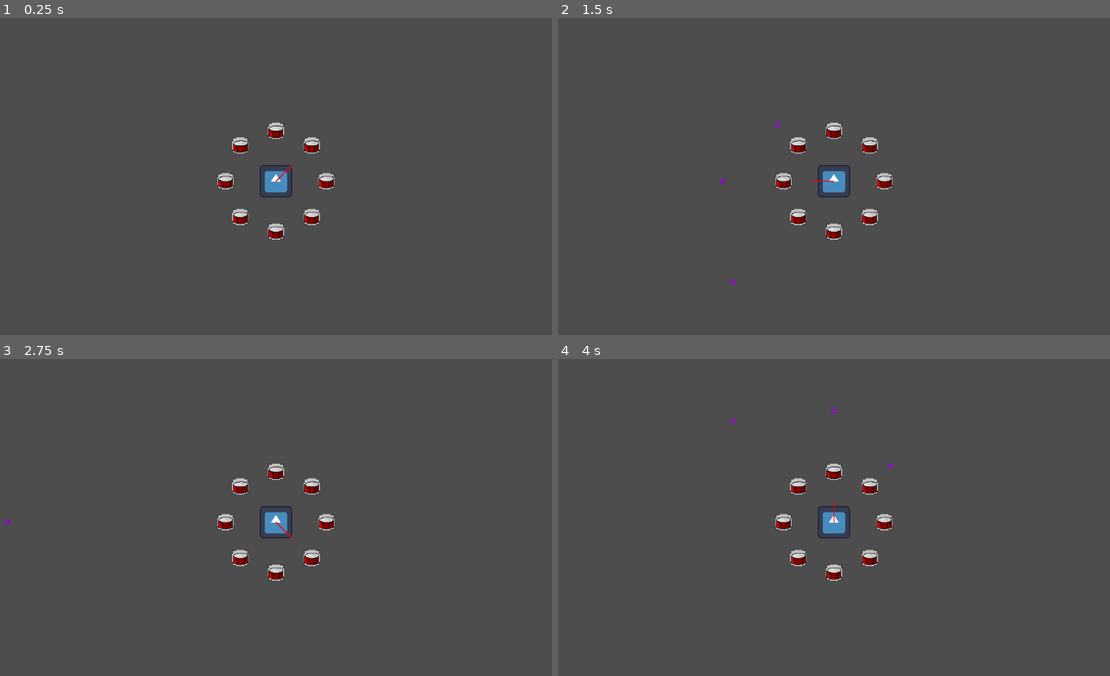
Above: before the commit, frames 1-4 (two rows, left to right).
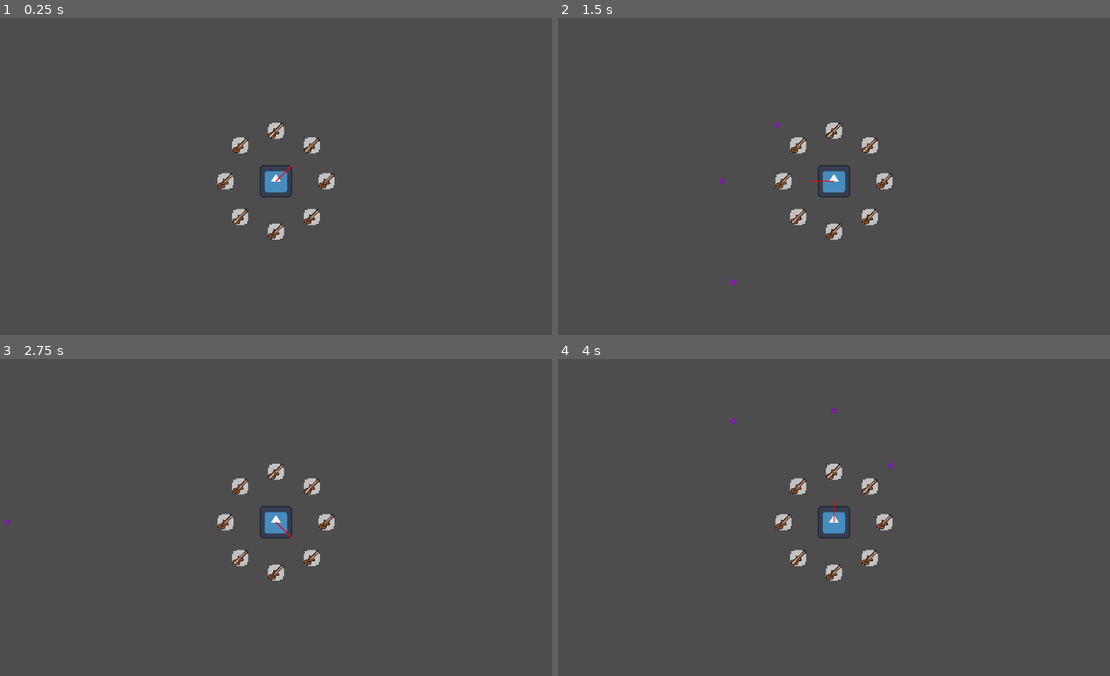
Above: after the commit, the same moments.

Repository: SeriousGuy888/MetronomeTowerDefenceGame
Game: Godot game, scene res://scenes/main.tscn
The game is run twice, just before and just after one commit, with the same random seed, the same clock (stepped at 60 frames per second) and the same inputs. The engine's default icon, where the game draws it, is replaced by a stand-in: a white triangle on a blue panel in a dark square.
Inputs:
- Up to frame 1 (0.25 s): no input
- Up to frame 2 (1.5 s): no input
- Up to frame 3 (2.75 s): no input
- Up to frame 4 (4 s): no input

The runs differ from the first frame. In frame 1, 0.7% of the frame differs, in the area x 39-61%, y 33-70%; in frame 2, 0.7%; in frame 3, 0.7%; in frame 4, 0.7%.

Commit message:
guitar turret

Diff:
--- /dev/null
+++ b/resources/guitar_turret.tres
@@ -0,0 +1,11 @@
+[gd_resource type="Resource" script_class="TurretType" load_steps=4 format=3 uid="uid://bmbepcrsac0n7"]
+
+[ext_resource type="Script" uid="uid://8jr1l0e633vy" path="res://scenes/turrets/turret_type.gd" id="1_pbonh"]
+[ext_resource type="PackedScene" uid="uid://byroj6xh5oax4" path="res://scenes/bullet.tscn" id="1_r53ln"]
+[ext_resource type="Texture2D" uid="uid://0wb7sg25conk" path="res://assets/guitar_turret.png" id="3_m0h2m"]
+
+[resource]
+script = ExtResource("1_pbonh")
+projectile_scene = ExtResource("1_r53ln")
+texture = ExtResource("3_m0h2m")
+metadata/_custom_type_script = "uid://8jr1l0e633vy"
--- a/scenes/turret_slot.gd
+++ b/scenes/turret_slot.gd
@@ -13,7 +13,7 @@
 
 # temporary for testing
 const TURRET_SCENE = preload("res://scenes/turrets/turret.tscn")
-const DRUM_TURRET = preload("res://resources/drum_turret.tres")
+const DRUM_TURRET = preload("res://resources/guitar_turret.tres")
 func _ready():
 	place_turret(TURRET_SCENE, DRUM_TURRET)
 
Binary file added: assets/guitar_turret.png
Not shown, added: assets/guitar_turret.png.import
